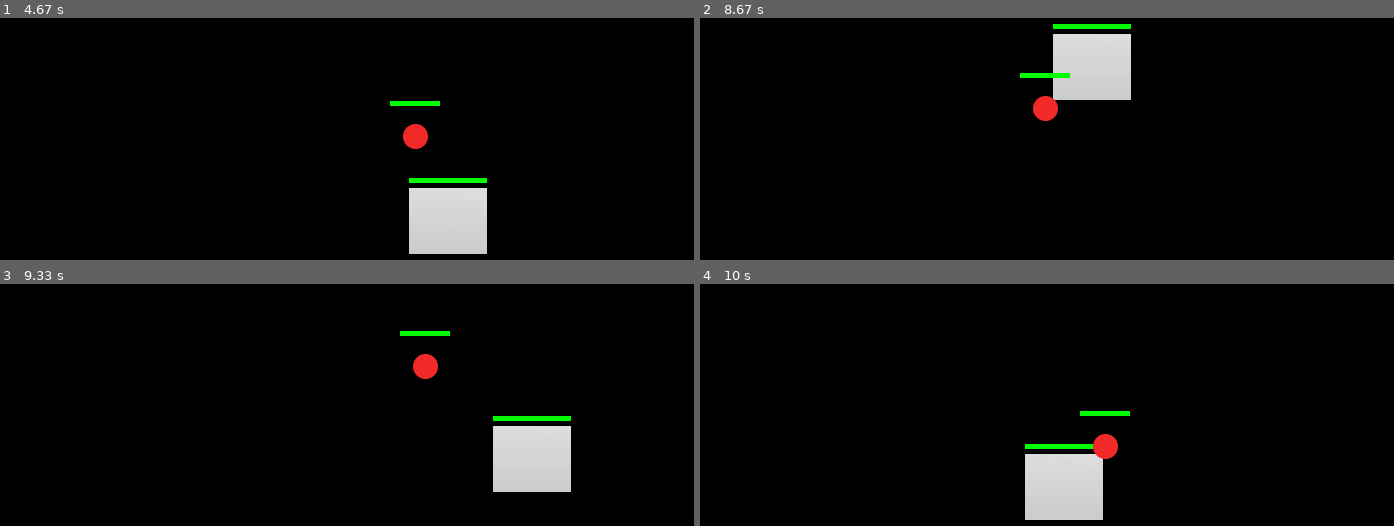
Above: before the commit, frames 1-4 (two rows, left to right).
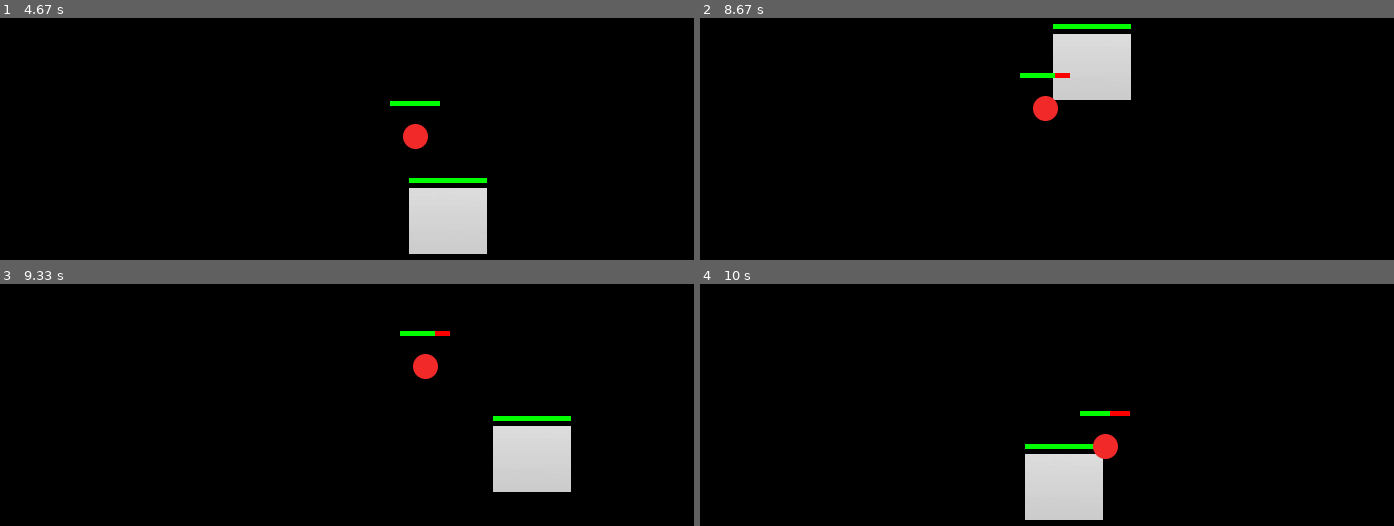
Above: after the commit, the same moments.

Repository: EdvinElevNTI/PyGame-game-creation
Game: pygame game, started from main.py
Two runs of this game, one before a commit and one after it. Both use one fixed random seed, a clock stepped at 60 frames per second and the inputs below.
Inputs:
- Up to frame 1 (4.67 s): hold Right 0.33-0.8 s; hold Up 0.83-1.13 s; hold Right 1.17-1.63 s; hold Left 1.67-2.2 s; hold Down 2.23-2.53 s; hold Left 2.57-2.97 s; hold Up 3-3.37 s; hold Right 3.4-4.03 s; hold Down 4.07-4.43 s; hold Left from 4.47 s (still down)
- Up to frame 2 (8.67 s): release Left at 4.93 s; tap Space at 4.97, 5.37, 5.67, 5.87, 6.2, 6.5, 6.7, 7, 7.27, 7.6, 7.9, 8.03, 8.43 s; hold Right 5.3-5.77 s; hold Up 5.8-6.1 s; hold Right 6.13-6.6 s; hold Left 6.63-7.17 s; hold Down 7.2-7.5 s; hold Left 7.53-7.93 s; hold Up 7.97-8.33 s; hold Right from 8.37 s (still down)
- Up to frame 3 (9.33 s): tap Space at 8.73, 9.1 s; release Right at 9 s; hold Down from 9.03 s (still down)
- Up to frame 4 (10 s): release Down at 9.4 s; hold Left 9.43-9.9 s; tap Space at 9.5, 9.8 s; hold Right from 9.93 s (still down)

Frame 1 is identical in both runs. In frame 2, less than 0.1% of the frame differs, in the area x 51-54%, y 22-25%; in frame 3, less than 0.1%; in frame 4, less than 0.1%, in the area x 59-62%, y 52-55%.

Commit message:
Jag har nu gjort då att det går att attackera enemy

Diff:
--- a/enemy.py
+++ b/enemy.py
@@ -1,6 +1,6 @@
 import pygame
 
-max_health = 2
+max_health = 100
 
 class Enemy:
     def __init__(self,enemy_x,enemy_y, image_path):
@@ -9,7 +9,8 @@
         self.alive = True
         self.health = max_health
         self.image = pygame.image.load(image_path)
-        self.rect = self.image.get_rect(center=(enemy_x,enemy_y))
+        self.rect = self.image.get_rect(topleft=(enemy_x,enemy_y))
+        self.x, self.y = enemy_x, enemy_y
         self.is_attacking = False   # True då attackerar
         self.attack_cooldown = 500  # tiden (millisekunder) mellan attackerna (så ej spamm)
         self.last_attack_time = 0
@@ -24,6 +25,9 @@
             self.y -= speed
         elif self.y < y:
             self.y += speed
+
+        self.rect.topleft = (self.x, self.y)
+
         return self.x, self.y
 
     def take_damage(self, amount):
@@ -31,8 +35,12 @@
         if self.health < 0:
             self.health = 0
 
+    # For the enemy to be able to die
+    def is_dead(self):
+        return self.health <= 0
+
     def draw(self, screen):
-        screen.blit(self.image, (self.x, self.y))
+        screen.blit(self.image, self.rect)
      # Draw health bar for enemy
         pygame.draw.rect(screen, (255, 0, 0), (self.x, self.y - 10, self.rect.width, 5))  # RÖD: Full health bar
         pygame.draw.rect(screen, (0, 255, 0), (self.x, self.y - 10, self.rect.width * (self.health / max_health), 5))  # GRÖN: Health left
--- a/main.py
+++ b/main.py
@@ -27,10 +27,16 @@
 
     # Update player position
     player.move()
-    attack_rect = player.attack()  # Kan redigera sen efter att fixat enemies
+    attack_rect = player.attack()
+
+    # To be able to attack the enemy and for it to take damage
+    if attack_rect and enemy.rect.colliderect(attack_rect) and not enemy.is_dead():
+        enemy.take_damage(10)
+        if enemy.is_dead():
+            enemy.alive = False
 
     # Update enemy location
-    enemy_x, enemy_y = enemy.enemy_movement(player.rect.x, player.rect.y)
+    enemy.enemy_movement(player.rect.x, player.rect.y)
 
     # Draw
     screen.fill((0, 0, 0))
